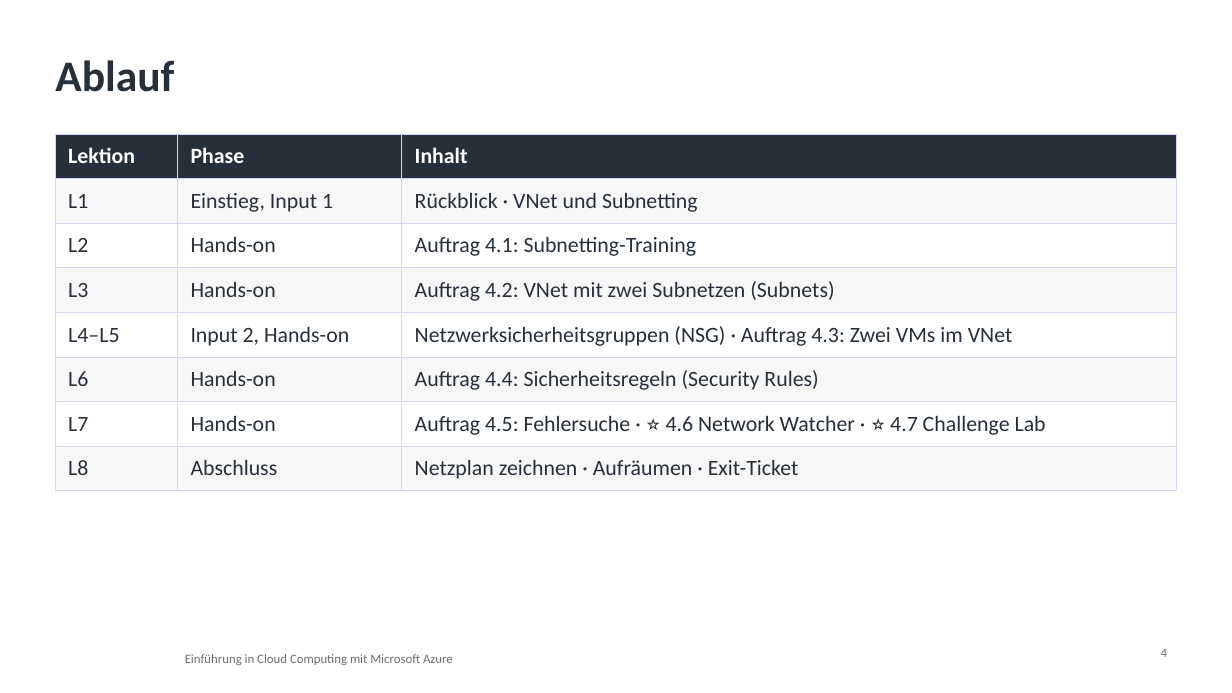
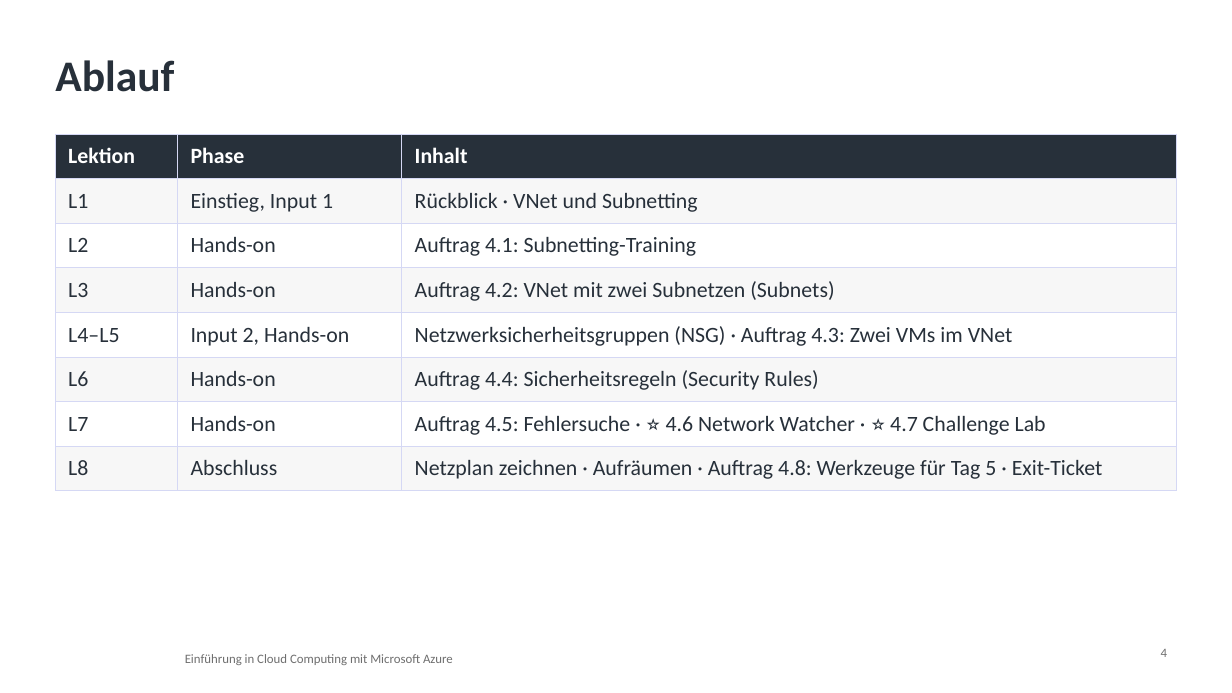
Before and after one commit to pat-teacher/azure-basics-training, a slide deck: slide 4 of praesentationen/tag-4-networking.pptx. Drawn at 1232x693 pixels with LibreOffice and Linux fonts; fonts in the diff are those of the drawing; background and template pictures are left out. Boxes give left, top, right and bottom in pixels: in the first picture for what was removed or moved away, otherwise in the second. Text is boxed around its words. In the diff, an @@ line names an element or a change of style, - is before the commit and + after.

```diff
--- a/praesentationen/tag-4-networking.pptx
+++ b/praesentationen/tag-4-networking.pptx
@@ table at [55,134,1177,483] @@
-row 8, column 3: Netzplan zeichnen · Aufräumen · Exit-Ticket
+row 8, column 3: Netzplan zeichnen · Aufräumen · Auftrag 4.8: Werkzeuge für Tag 5 · Exit-Ticket
```
Also in this commit, not shown: 2 other slides changed, 25 other files.
